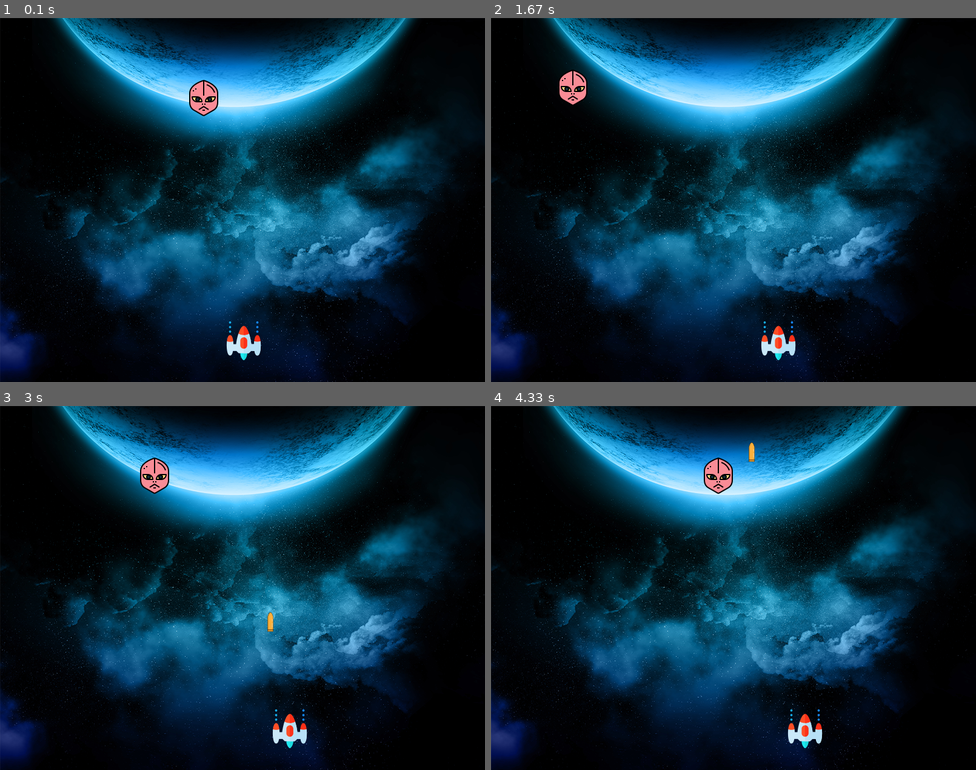
Above: before the commit, frames 1-4 (two rows, left to right).
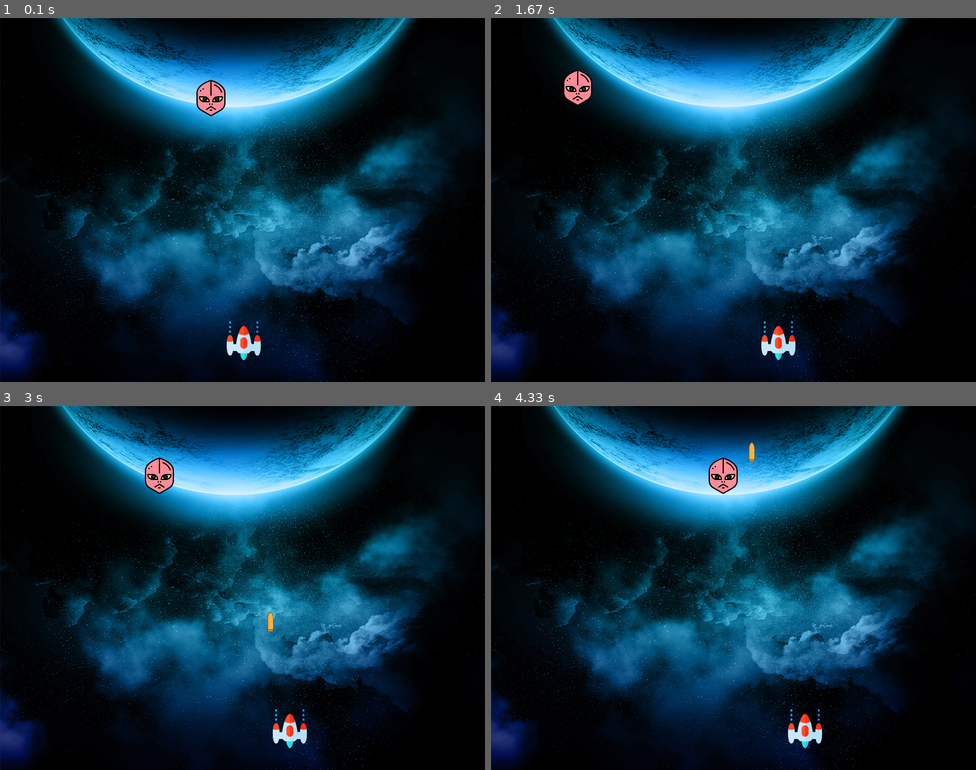
Above: after the commit, the same moments.

Repository: amithaisuru/freecodecamp-pygame-spaceInvador
Game: pygame game, started from main.py
Two runs of this game, one before a commit and one after it. Both use one fixed random seed, a clock stepped at 60 frames per second and the inputs below.
Inputs:
- Up to frame 1 (0.1 s): no input
- Up to frame 2 (1.67 s): hold Right 0.33-0.8 s; hold Right 0.83-1.3 s; tap Space at 0.9, 1.2, 1.4 s; hold Left from 1.33 s (still down)
- Up to frame 3 (3 s): tap Space at 1.7, 1.97, 2.27, 2.4, 2.7 s; release Left at 1.87 s; hold Left 1.9-2.3 s; hold Right 2.33-2.97 s
- Up to frame 4 (4.33 s): hold Left 3-3.47 s; tap Space at 3.07, 3.37, 3.57, 3.87, 4.07 s; hold Right 3.5-3.97 s; hold Right from 4 s (still down)

The runs differ from the first frame. In frame 1, 0.5% of the frame differs, in the area x 39-47%, y 17-27%; in frame 2, 0.3%; in frame 3, 0.4%; in frame 4, 0.4%.

Commit message:
Update main.py

Diff:
--- a/main.py
+++ b/main.py
@@ -27,7 +27,7 @@
 
 #enemy
 enemyImg = pygame.image.load('assets/enemy.png')
-enemyX = random.randint(0,WIDTH-85)
+enemyX = random.randint(20,WIDTH-85)
 enemyY = random.randint(50,100)
 enemyXOffset = 1.5
 enemyYOffset = 30
@@ -116,7 +116,7 @@
     #bullet collision with enemy
     if isCollision(bulletX, bulletY, enemyX, enemyY):
         bulletY = playerY
-        enemyX = random.randint(0,WIDTH)
+        enemyX = random.randint(20,WIDTH-85)
         enemyY = random.randint(50, 100)
         enemy(enemyX, enemyY)
         bulletState = "ready"
